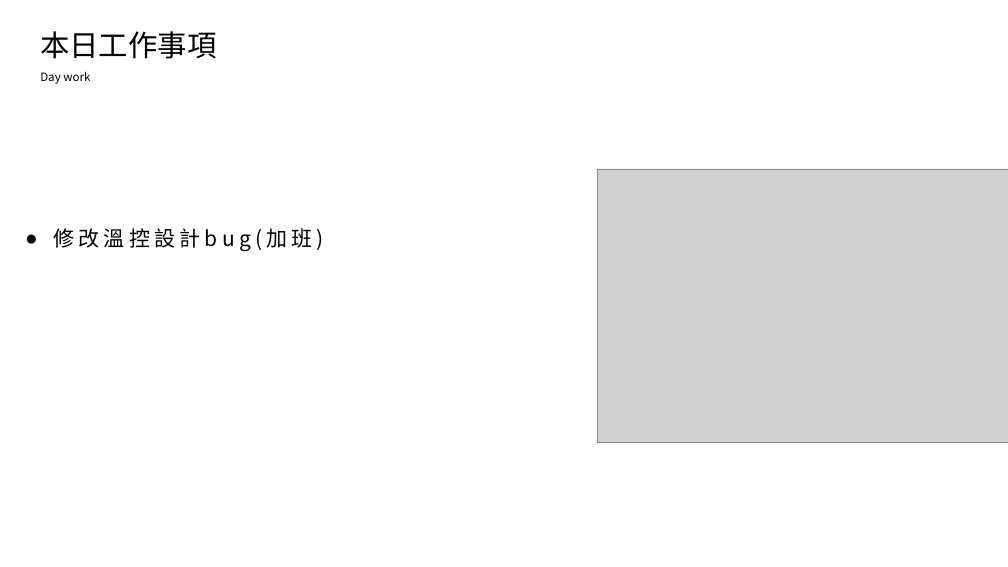
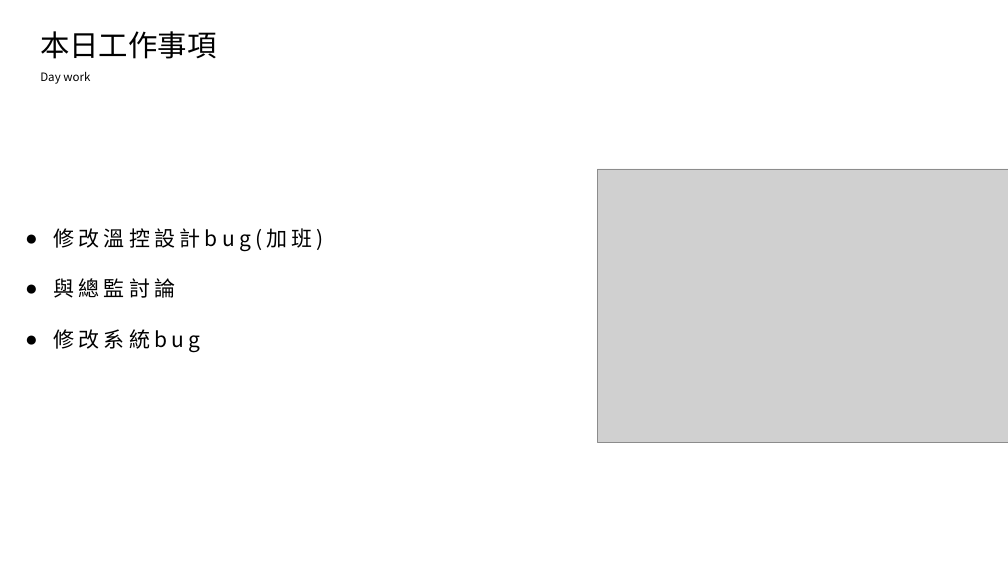
Before and after one commit to king637324/KnowledgeGreenhouseSystem, a slide deck: slide 2 of 工作日報_葉柏漢/2021.09/2021.09.07(加班)~2021.09.08工作日報_葉柏漢.pptx. Drawn at 1008x567 pixels with LibreOffice and Linux fonts; fonts in the diff are those of the drawing; grey boxes stand for pictures. Boxes give left, top, right and bottom in pixels: in the first picture for what was removed or moved away, otherwise in the second. Text is boxed around its words. In the diff, an @@ line names an element or a change of style, - is before the commit and + after.

```diff
--- a/工作日報_葉柏漢/2021.09/2021.09.07(加班)~2021.09.08工作日報_葉柏漢.pptx
+++ b/工作日報_葉柏漢/2021.09/2021.09.07(加班)~2021.09.08工作日報_葉柏漢.pptx
@@ text at <box>53,278,200,352</box>: paragraphs added @@
+● 與總監討論
+● 修改系統bug
```
Also in this commit, not shown: 1 other slide changed, 2 slides added, 3 other files.
